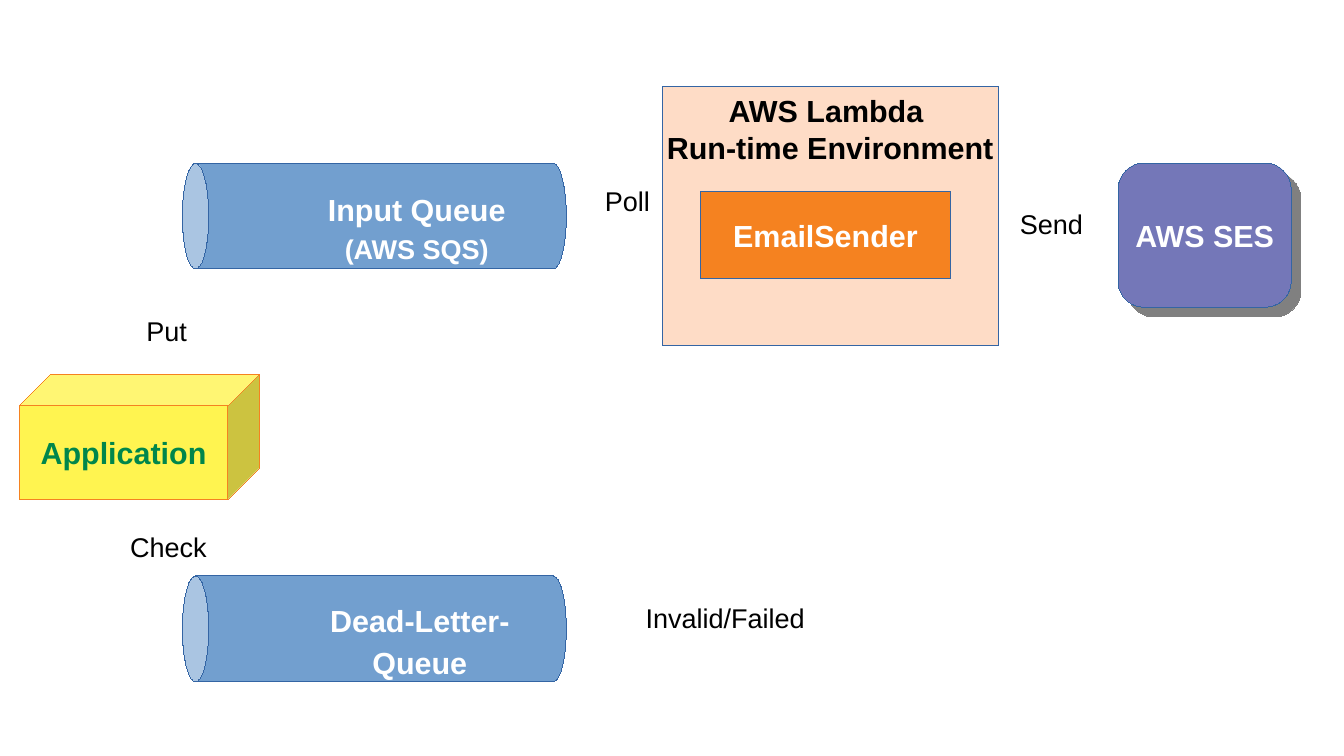
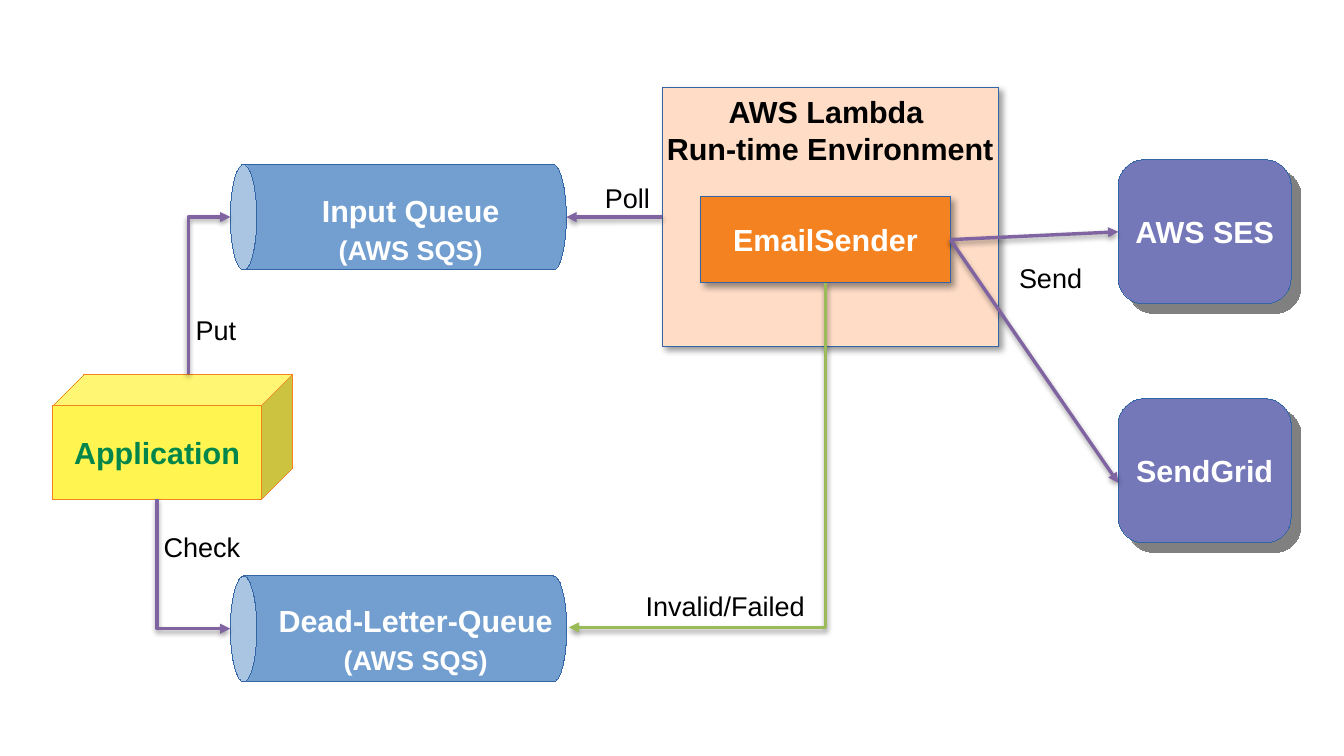
Before and after one commit to james-hu/email-sender, a slide deck: slide 1 of doc/LambdaEmailSender.pptx. Drawn at 1344x756 pixels with LibreOffice and Linux fonts; fonts in the diff are those of the drawing. Boxes give left, top, right and bottom in pixels: in the first picture for what was removed or moved away, otherwise in the second. Text is boxed around its words. In the diff, an @@ line names an element or a change of style, - is before the commit and + after.

Commit message:
Add SendGrid support

```diff
--- a/doc/LambdaEmailSender.pptx
+++ b/doc/LambdaEmailSender.pptx
@@ rectangle "AWS Lambda Run-time Environment" at [662,88,999,348]: shadow on @@
@@ cylinder: place and size @@
-cylinder at [183,163,567,270]
+cylinder at [230,164,567,270]
@@ freeform shape "AWS SES" at [1118,160,1292,304]: outline redrawn @@
@@ text "Input Queue (AWS SQS)": place and size @@
-text "Input Queue (AWS SQS)" at [328,200,506,264]
+text "Input Queue (AWS SQS)" at [322,201,500,265]
@@ rectangle "EmailSender" at [701,196,951,283]: shadow on @@
@@ rectangle "EmailSender": place and size @@
-rectangle "EmailSender" at [701,191,951,278]
+rectangle "EmailSender" at [701,196,951,283]
@@ elbow arrow added from (189, 374) to (231, 217), #8064A2 2 pt @@
@@ elbow arrow added from (662, 217) to (567, 217), #8064A2 2 pt @@
@@ arrow added from (951, 240) to (1118, 232), #8064A2 2 pt @@
@@ arrow added from (951, 240) to (1118, 483), #8064A2 2 pt @@
@@ text "Send": place and size @@
-text "Send" at [1020,214,1083,235]
+text "Send" at [1019,268,1082,289]
@@ elbow arrow added from (826, 283) to (570, 628), #9BBB59 2 pt @@
@@ text "Put": place and size @@
-text "Put" at [146,322,186,342]
+text "Put" at [196,321,236,341]
@@ cube "Application": place and size @@
-cube "Application" at [20,374,260,499]
+cube "Application" at [52,374,293,499]
@@ freeform shape added at [1118,399,1292,543], fill #7477B8, outline #3465A4 0.75 pt, 18 pt, text #FFFFFF, bold @@
+SendGrid
@@ elbow arrow added from (157, 499) to (231, 629), #8064A2 2 pt @@
@@ text "Check": place and size @@
-text "Check" at [130,537,207,558]
+text "Check" at [164,537,241,558]
@@ cylinder: place and size @@
-cylinder at [183,576,567,682]
+cylinder at [231,576,568,682]
@@ text "Dead-Letter-Queue (AWS SQS)" rewrapped from [330,610,509,680] to [279,610,553,675] @@
@@ text "Invalid/Failed": place and size @@
-text "Invalid/Failed" at [646,608,805,629]
+text "Invalid/Failed" at [646,596,805,617]
```
Also in this commit, not shown: 7 other files.
